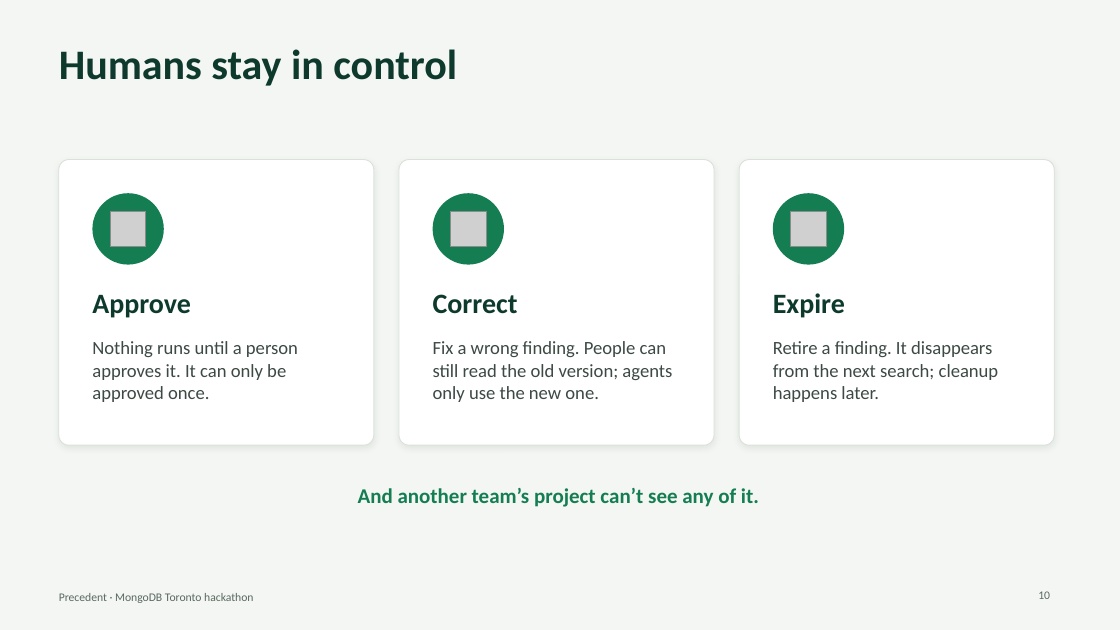
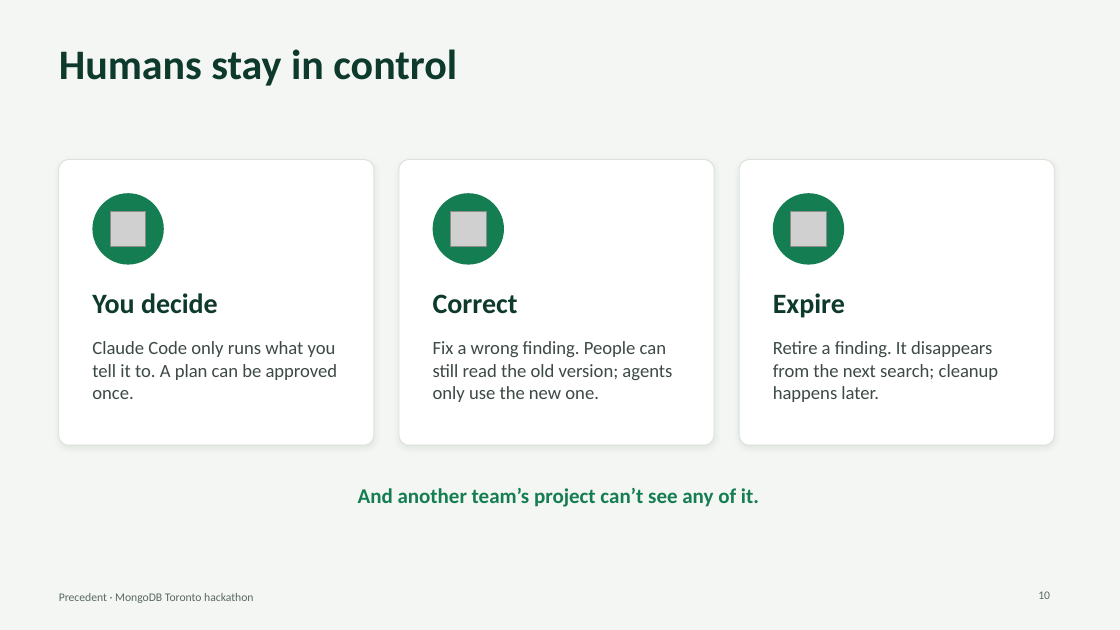
Before and after one commit to SalmaRoshdy-YG/Hackathon-project, a slide deck: slide 10 of docs/deck/precedent-deck.pptx. Drawn at 1120x630 pixels with LibreOffice and Linux fonts; fonts in the diff are those of the drawing; grey boxes stand for pictures. Boxes give left, top, right and bottom in pixels: in the first picture for what was removed or moved away, otherwise in the second. Text is boxed around its words. In the diff, an @@ line names an element or a change of style, - is before the commit and + after.

```diff
--- a/docs/deck/precedent-deck.pptx
+++ b/docs/deck/precedent-deck.pptx
@@ text at bbox=[92, 293, 218, 314]: text changed @@
-Approve
+You decide
@@ text at bbox=[92, 341, 338, 399]: text changed @@
-Nothing runs until a person approves it. It can only be approved once.
+Claude Code only runs what you tell it to. A plan can be approved once.
```
Also in this commit, not shown: 5 other slides changed, 1 slide added, 1 slide removed, 1 other file.
